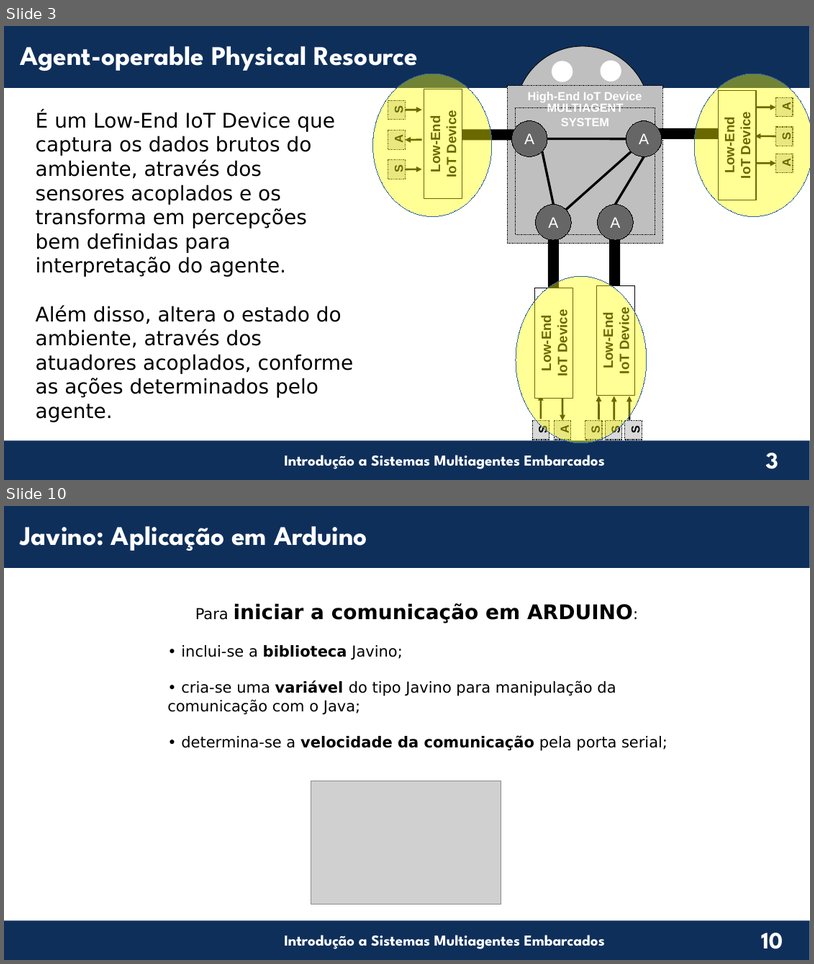
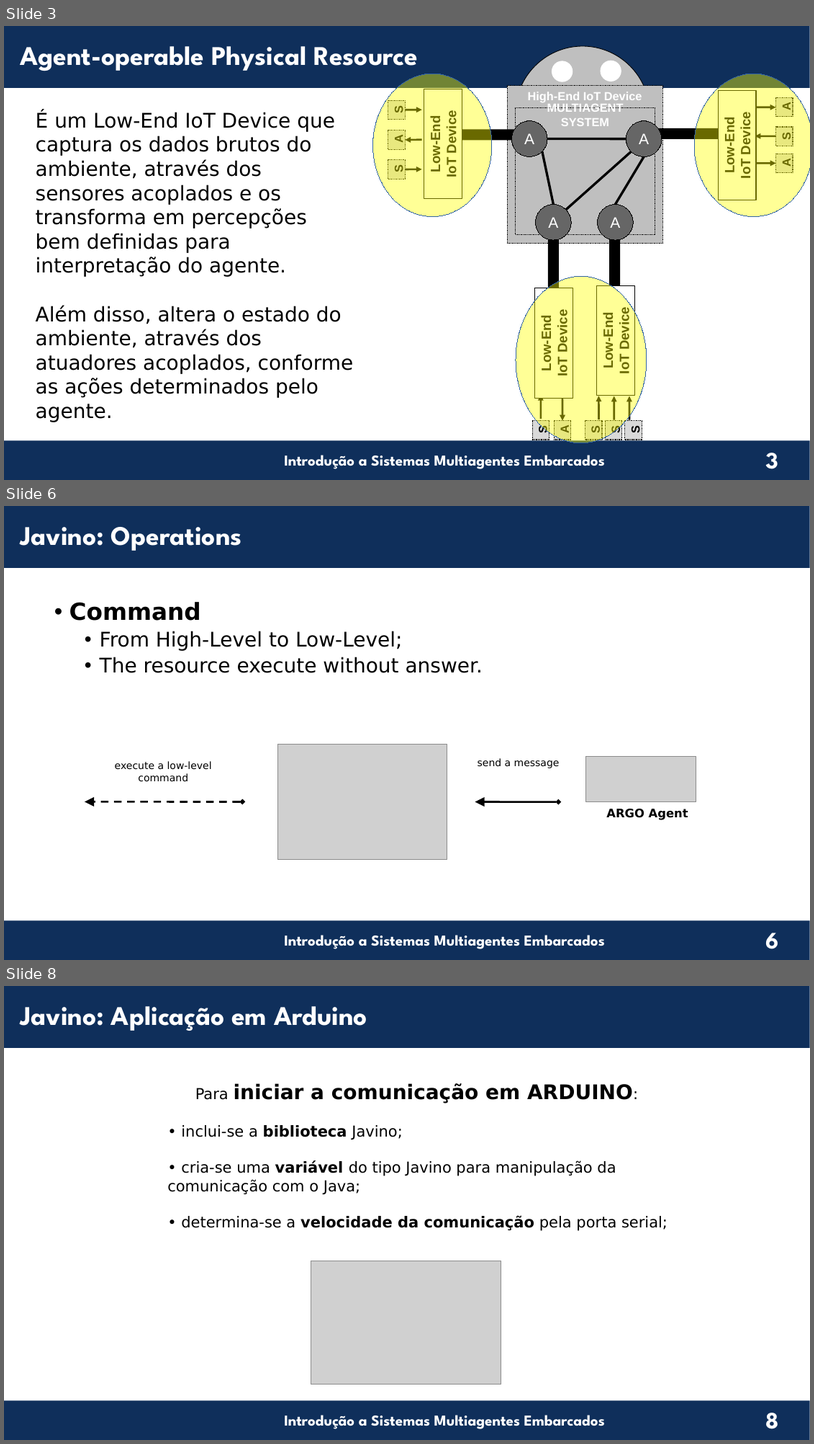
Before and after one commit to chon-group/distributedAndEmbeddedAI, a slide deck: course/11-PhysicalResource/AgentOperablePhysicalResource_20240609.odp. Shown one above the other, each under a label of ours: slides 3 and 10 before the commit, slides 3, 6 and 8 after it; the slides between them are not shown. The pictures are 814x964 and 814x1444 pixels, drawn with LibreOffice and Linux fonts; fonts in the diff are those of the drawing; grey boxes stand for pictures; background and template pictures are left out. Boxes give left, top, right and bottom in pixels: in the first picture for what was removed or moved away, otherwise in the second. Text is boxed around its words. In the diff, an @@ line names an element or a change of style, - is before the commit and + after.

Commit message:
adjusting javino's slides

```diff
--- a/course/11-PhysicalResource/AgentOperablePhysicalResource_20240609.odp
+++ b/course/11-PhysicalResource/AgentOperablePhysicalResource_20240609.odp
@@ slide 6 added at [4, 506, 810, 960], background #FFFFFF; not listed: 4 template elements that a slide beside it also shows @@
@@ text added at [20, 527, 242, 551], 32 pt, text #FFFFFF, bold @@
+Javino: Operations
@@ text added at [70, 602, 483, 673], 24 pt, text #000000 @@
+• Command
+  • From High-Level to Low-Level;
+  • The resource execute without answer.
@@ text added at [115, 761, 212, 782], 12 pt, text #000000 @@
+execute a low-level command
@@ picture added at [278, 744, 447, 860] @@
@@ text added at [478, 758, 560, 768], 12 pt, text #000000 @@
+send a message
@@ picture added at [586, 757, 697, 801] @@
@@ freeform shape added at [85, 802, 242, 802], outline #000000 2.24 pt dashed @@
@@ freeform shape added at [476, 802, 558, 802], outline #000000 2.24 pt @@
@@ text added at [607, 808, 689, 820], 14 pt, text #000000, bold @@
+ARGO Agent
@@ what was slide 10 is now slide 8 @@
@@ page number at [766, 1412, 779, 1429]: text changed @@
-10
+8
```
Also in this commit, not shown: 3 other slides added, 6 slides removed.
